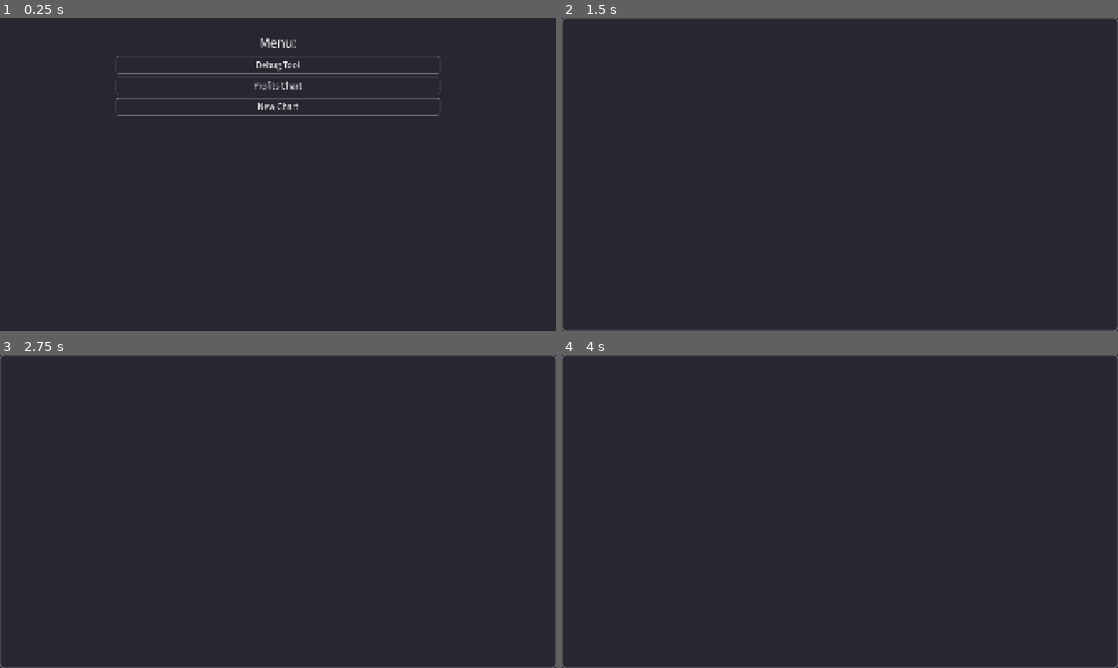
Above: before the commit, frames 1-4 (two rows, left to right).
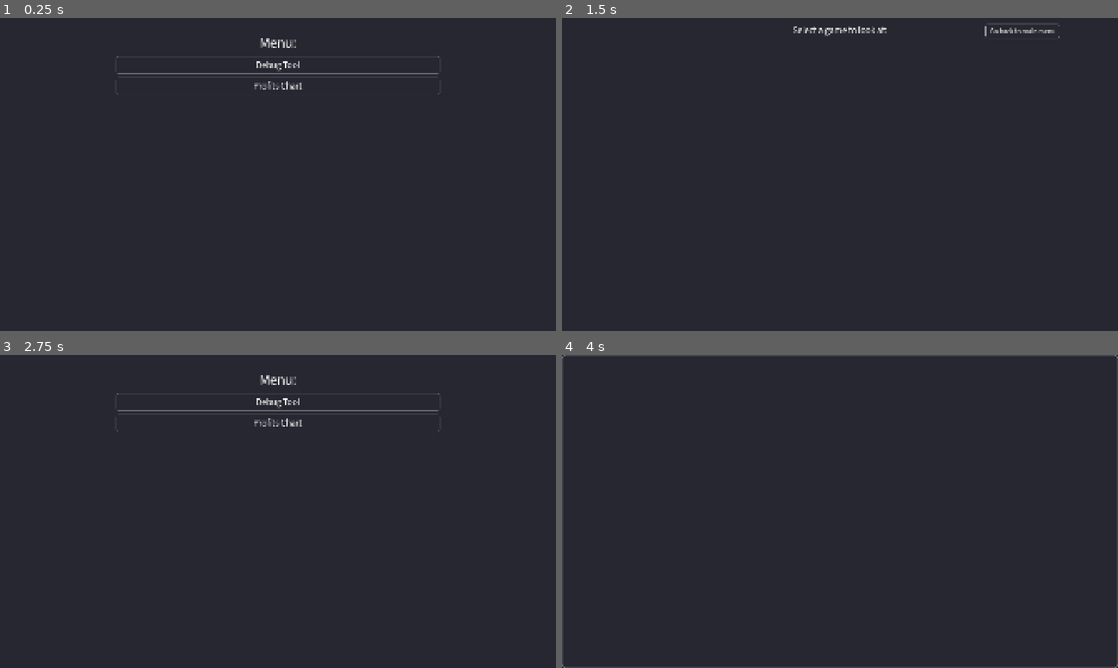
Above: after the commit, the same moments.

Repository: TaianRmos/are-ya-winamaxing-son
Game: Godot game, scene res://scenes/main_menu.tscn
Same seed, same stepped clock (60 frames per second), same inputs: the game is played once before the commit and once after it. This scene is started directly instead of the project's main scene.
Inputs (mouse positions are in pixels of both pictures, inside the frame that each line leads up to):
- Up to frame 1 (0.25 s): no input
- Up to frame 2 (1.5 s): click (840, 105) at 0.5 s, where only the run before the commit has a clickable "New Chart"; click (840, 64) at 1.25 s, where only the run after the commit has a clickable "Debug Tool"
- Up to frame 3 (2.75 s): click (461, 367) at 2 s, where only the run after the commit has a clickable "Go back to main menu"
- Up to frame 4 (4 s): click (840, 423) at 2.75 s, where only the run after the commit has a clickable "Profits Chart"; tap Enter at 3.5 s; move the mouse to (962, 495) at 3.52 s; click (962, 495) at 3.67 s

The runs differ from the first frame. In frame 1, 0.6% of the frame differs, in the area x 21-79%, y 25-32%; in frame 2, 1.7%; in frame 3, 2.0%, in the area x 0-100%, y 0-100%; in frame 4, nothing differs.

Commit message:
Removing the old chart addon and renaming the current classes to re build them in C#

Diff:
--- a/chart_lib/chart.gd
+++ b/chart_lib/chart.gd
@@ -1,4 +1,4 @@
-class_name Chart
+class_name ChartTemp
 extends Control
 
 
--- a/chart_lib/chart_function.gd
+++ b/chart_lib/chart_function.gd
@@ -1,12 +1,12 @@
-class_name ChartFunction
+class_name ChartFunctionTemp
 extends Control
 
 
-var chart: Chart
+var chart: ChartTemp
 
 
 func _ready() -> void:
-	chart = get_parent().get_parent() as Chart
+	chart = get_parent().get_parent() as ChartTemp
 	var cumulative_profits: Array[float] = [0.0]
 	var x_axis: Array[float] = [0]
 	var cumulation: float = 0.0
--- a/chart_lib/grid_chart.gd
+++ b/chart_lib/grid_chart.gd
@@ -1,14 +1,14 @@
-class_name GridChart
+class_name GridChartTemp
 extends Control
 
 
-var chart: Chart
+var chart: ChartTemp
 var grid_offset: int = 10
 var label_offset := Vector2i(15, 20)
 
 
 func _ready() -> void:
-	chart = get_parent().get_parent() as Chart
+	chart = get_parent().get_parent() as ChartTemp
 
 
 func _draw() -> void:
--- a/chart_lib/line_chart.gd
+++ b/chart_lib/line_chart.gd
@@ -1,12 +1,12 @@
-class_name LineChart
+class_name LineChartTemp
 extends Control
 
 
-var chart: Chart
+var chart: ChartTemp
 
 
 func _ready() -> void:
-	chart = get_parent().get_parent() as Chart
+	chart = get_parent().get_parent() as ChartTemp
 
 
 func _draw() -> void:
--- a/chart_lib/scatter_chart.gd
+++ b/chart_lib/scatter_chart.gd
@@ -1,12 +1,12 @@
-class_name ScatterChart
+class_name ScatterChartTemp
 extends Control
 
 
-var chart: Chart
+var chart: ChartTemp
 
 
 func _ready() -> void:
-	chart = get_parent().get_parent() as Chart
+	chart = get_parent().get_parent() as ChartTemp
 
 
 func _draw() -> void:
--- a/charts/area_chart.gd
+++ /dev/null
@@ -1,48 +0,0 @@
-extends Control
-
-
-@export_file_path("*.tscn") var main_menu_scene_path: String
-
-@onready var chart: ChartAddOn = $MarginContainer/MarginContainer/Chart
-
-
-func _ready() -> void:
-	if Globals.was_parsed:
-		draw_chart()
-
-	Globals.parsing_finished.connect(draw_chart)
-
-
-func draw_chart() -> void:
-	var cumulative_profits: Array[float] = [0.0]
-	var x_axis: Array[int] = [0]
-	var cumulation: float = 0.0
-
-	for i in range(Globals.game_data.size()):
-		cumulation += Globals.game_data[i].get_profits()
-		cumulative_profits.append(cumulation)
-		x_axis.append(i+1)
-
-	var profit_function := Function.new(
-		x_axis,
-		cumulative_profits,
-		"Profit Chart",
-		{
-			type = Function.Type.LINE,
-			marker = Function.Marker.CIRCLE,
-			color = Color("399dfdff"),
-			interpolation = Function.Interpolation.SPLINE,
-		}
-	)
-
-	var props := ChartProperties.new()
-	props.title = "Bankroll over time"
-	props.interactive = true
-	props.smooth_domain = true
-	props.draw_origin = true
-
-	chart.plot([profit_function], props)
-
-
-func _on_go_to_main_menu_pressed() -> void:
-	get_tree().change_scene_to_file(main_menu_scene_path)
--- a/charts/area_chart.tscn
+++ /dev/null
@@ -1,50 +0,0 @@
-[gd_scene format=3 uid="uid://crqgktanh6ig7"]
-
-[ext_resource type="PackedScene" uid="uid://dlwq4kmdb3bhs" path="res://addons/easy_charts/control_charts/chart.tscn" id="1_ccccc"]
-[ext_resource type="Script" uid="uid://bb4se4wjxwpog" path="res://charts/area_chart.gd" id="1_ogid7"]
-[ext_resource type="Theme" uid="uid://b15ml05yp44ww" path="res://addons/easy_charts/control_charts/dark_chart_theme.tres" id="3_rlmw2"]
-
-[node name="AreaChart" type="Control" unique_id=580391796]
-layout_mode = 3
-anchors_preset = 15
-anchor_right = 1.0
-anchor_bottom = 1.0
-grow_horizontal = 2
-grow_vertical = 2
-script = ExtResource("1_ogid7")
-main_menu_scene_path = "res://scenes/main_menu.tscn"
-
-[node name="MarginContainer" type="MarginContainer" parent="." unique_id=932287152]
-layout_mode = 1
-anchors_preset = 15
-anchor_right = 1.0
-anchor_bottom = 1.0
-grow_horizontal = 2
-grow_vertical = 2
-theme_override_constants/margin_left = 20
-theme_override_constants/margin_top = 20
-theme_override_constants/margin_right = 20
-theme_override_constants/margin_bottom = 20
-
-[node name="Panel" type="Panel" parent="MarginContainer" unique_id=169660033]
-layout_mode = 2
-
-[node name="MarginContainer" type="MarginContainer" parent="MarginContainer" unique_id=1561287500]
-layout_mode = 2
-theme_override_constants/margin_left = 20
-theme_override_constants/margin_top = 20
-theme_override_constants/margin_right = 20
-theme_override_constants/margin_bottom = 20
-
-[node name="Chart" parent="MarginContainer/MarginContainer" unique_id=1493155437 instance=ExtResource("1_ccccc")]
-layout_mode = 2
-theme = ExtResource("3_rlmw2")
-
-[node name="GoToMainMenu" type="Button" parent="MarginContainer" unique_id=12362042]
-layout_mode = 2
-size_flags_horizontal = 8
-size_flags_vertical = 0
-theme_override_font_sizes/font_size = 24
-text = "Go back to main menu"
-
-[connection signal="pressed" from="MarginContainer/GoToMainMenu" to="." method="_on_go_to_main_menu_pressed"]
--- a/project.godot
+++ b/project.godot
@@ -27,6 +27,10 @@
 window/stretch/mode="canvas_items"
 window/stretch/aspect="expand"
 
+[dotnet]
+
+project/assembly_name="AreYaWinamaxingSon"
+
 [editor_plugins]
 
 enabled=PackedStringArray("res://addons/easy_charts/plugin.cfg")
--- a/scenes/main_menu.gd
+++ b/scenes/main_menu.gd
@@ -3,7 +3,6 @@
 
 @export_file_path("*.tscn") var debug_scene_path: String
 @export_file_path("*.tscn") var profit_chart_scene_path: String
-@export_file_path("*.tscn") var new_chart_scene_path: String
 
 
 func _on_go_to_debug_pressed() -> void:
@@ -12,7 +11,3 @@
 
 func _on_go_to_profits_pressed() -> void:
 	get_tree().change_scene_to_file(profit_chart_scene_path)
-
-
-func _on_go_to_new_chart_pressed() -> void:
-	get_tree().change_scene_to_file(new_chart_scene_path)
--- a/scenes/main_menu.tscn
+++ b/scenes/main_menu.tscn
@@ -14,8 +14,7 @@
 grow_vertical = 2
 script = ExtResource("1_l6cm7")
 debug_scene_path = "res://scenes/debug.tscn"
-profit_chart_scene_path = "res://charts/area_chart.tscn"
-new_chart_scene_path = "res://chart_lib/chart.tscn"
+profit_chart_scene_path = "res://chart_lib/chart.tscn"
 
 [node name="MarginContainer" type="MarginContainer" parent="." unique_id=81999947]
 layout_mode = 1
@@ -49,11 +48,5 @@
 theme_override_font_sizes/font_size = 32
 text = "Profits Chart"
 
-[node name="GoToNewChart" type="Button" parent="MarginContainer/VBoxContainer" unique_id=191949312]
-layout_mode = 2
-theme_override_font_sizes/font_size = 32
-text = "New Chart"
-
 [connection signal="pressed" from="MarginContainer/VBoxContainer/GoToDebug" to="." method="_on_go_to_debug_pressed"]
 [connection signal="pressed" from="MarginContainer/VBoxContainer/GoToProfits" to="." method="_on_go_to_profits_pressed"]
-[connection signal="pressed" from="MarginContainer/VBoxContainer/GoToNewChart" to="." method="_on_go_to_new_chart_pressed"]
Not shown, removed: addons/easy_charts/control_charts/chart.gd
Not shown, removed: addons/easy_charts/control_charts/chart.gd.uid
Not shown, removed: addons/easy_charts/control_charts/chart.tscn
Not shown, removed: addons/easy_charts/control_charts/components/oriented_label.gd
Not shown, removed: addons/easy_charts/control_charts/components/oriented_label.gd.uid
Not shown, removed: addons/easy_charts/control_charts/components/oriented_label.tscn
Not shown, removed: addons/easy_charts/control_charts/dark_chart_theme.tres
Not shown, removed: addons/easy_charts/control_charts/default_chart_theme.tres
Not shown, removed: addons/easy_charts/control_charts/domain/chart_axis_domain.gd
Not shown, removed: addons/easy_charts/control_charts/domain/chart_axis_domain.gd.uid
Not shown, removed: addons/easy_charts/control_charts/plotters/area_plotter.gd
Not shown, removed: addons/easy_charts/control_charts/plotters/area_plotter.gd.uid
(and 95 more such lines)
